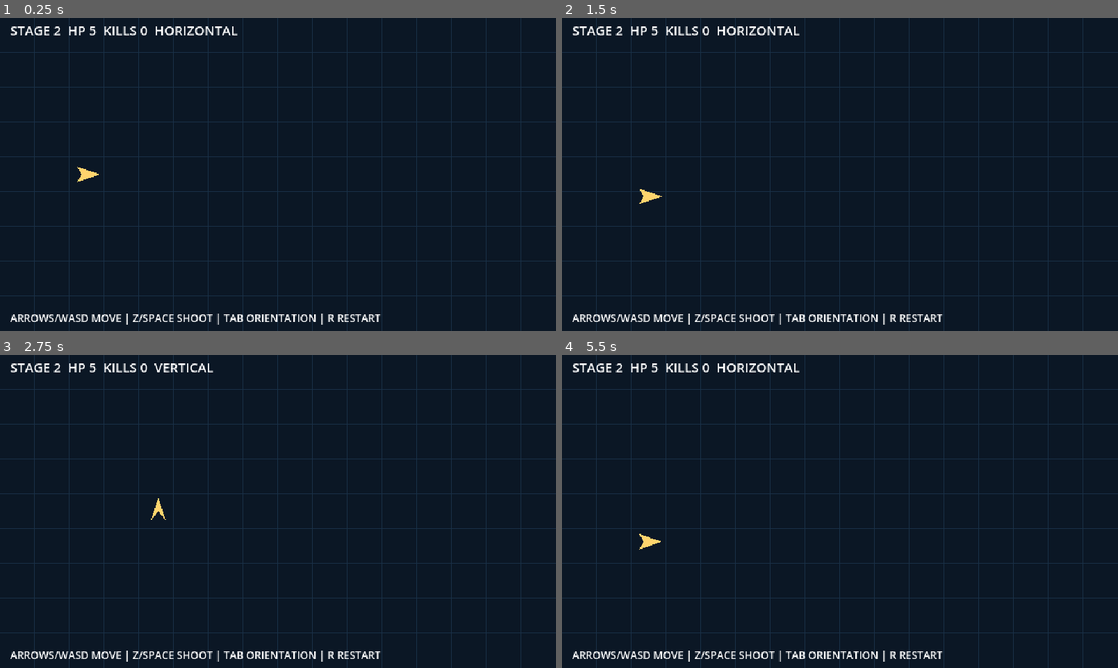
Above: before the commit, frames 1-4 (two rows, left to right).
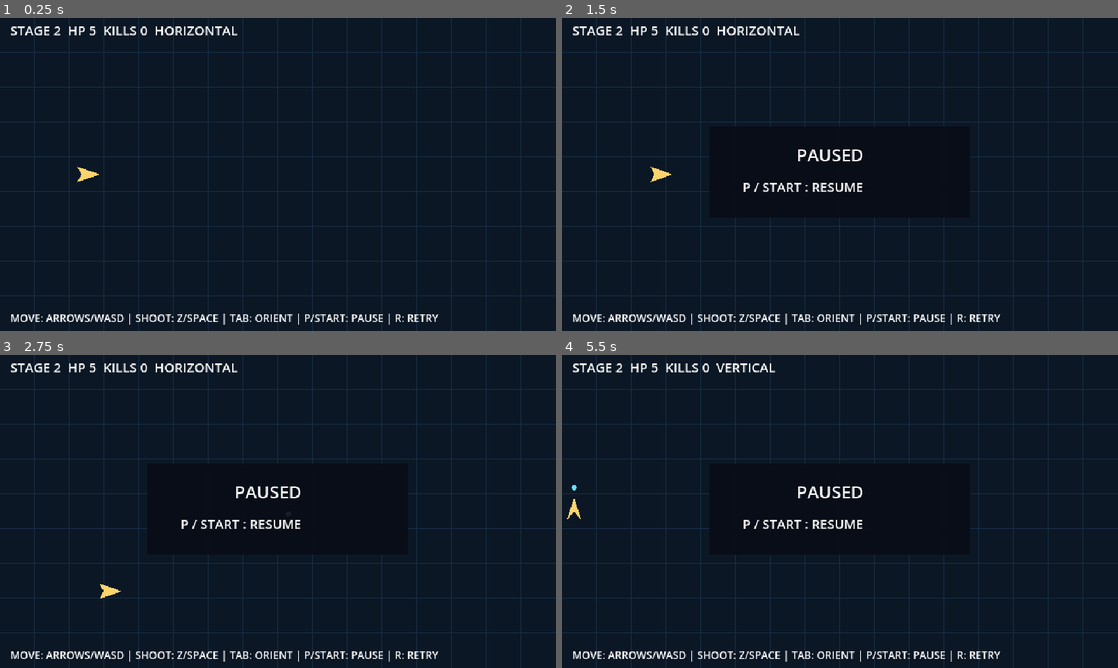
Above: after the commit, the same moments.

Repository: coshimagame/manjusyage
Game: Godot game, scene res://scenes/stage02_combat.tscn
Two runs of this game, one before a commit and one after it. Both use one fixed random seed, a clock stepped at 60 frames per second and the inputs below. This scene is started directly instead of the project's main scene.
Inputs (mouse positions are in pixels of both pictures, inside the frame that each line leads up to):
- Up to frame 1 (0.25 s): no input
- Up to frame 2 (1.5 s): tap Enter at 0.5 s; move the mouse to (962, 158) at 0.52 s; hold Right (ui_right) 0.53-1.28 s; tap P at 0.6 s; click (962, 158) at 0.67 s; tap Space at 0.77 s; tap Tab at 0.8, 1.35 s; move the mouse to (728, 190) at 1.27 s; hold Down (ui_down) from 1.28 s (still down)
- Up to frame 3 (2.75 s): tap Space at 1.52 s; tap P at 1.55, 2.1 s; move the mouse to (333, 442) at 2.02 s; release Down (ui_down) at 2.03 s; hold Right (ui_right) from 2.03 s (still down); tap Tab at 2.3 s
- Up to frame 4 (5.5 s): move the mouse to (812, 574) at 2.77 s; release Right (ui_right) at 2.78 s; hold Up (ui_up) 2.78-3.53 s; tap Tab at 2.85, 3.8, 5.3 s; click (812, 574) at 2.92 s; tap Space at 3.02, 3.77, 4.52, 5 s; tap P at 3.05, 4.55 s; move the mouse to (1006, 558) at 3.52 s; hold Left (ui_left) 3.53-5.03 s; tap M at 3.6 s; move the mouse to (673, 464) at 4.27 s; tap 1 at 4.35 s; move the mouse to (867, 511) at 5.02 s; hold Down (ui_down) from 5.03 s (still down); tap 2 at 5.1 s; click (867, 511) at 5.17 s

The runs differ from the first frame. In frame 1, 1.3% of the frame differs, in the area x 1-79%, y 94-98%; in frame 2, 2.4%; in frame 3, 2.7%; in frame 4, 2.7%, in the area x 0-79%, y 2-98%.

Commit message:
feat(stage02): add safe keyboard and controller pause overlay

Diff:
--- a/scripts/stage02_combat.gd
+++ b/scripts/stage02_combat.gd
@@ -14,6 +14,7 @@
 var fire_clock := 0.0
 var invulnerable := 0.0
 var game_over := false
+var paused := false
 var boss_spawned := false
 var stage_complete := false
 var result_saved := false
@@ -37,6 +38,7 @@
  kills = 0
  invulnerable = 0.0
  game_over = false
+ paused = false
  enemies.clear()
  shots.clear()
  enemy_shots.clear()
@@ -58,7 +60,13 @@
 
 func _unhandled_key_input(event: InputEvent) -> void:
  if event is InputEventKey and event.pressed and not event.echo:
-  if event.keycode == KEY_TAB:
+  if event.keycode == KEY_P and not game_over:
+   paused = not paused
+   queue_redraw()
+   get_viewport().set_input_as_handled()
+  elif paused:
+   return
+  elif event.keycode == KEY_TAB:
    vertical = not vertical
    _load_stage()
   elif event.keycode == KEY_ESCAPE:
@@ -75,6 +83,13 @@
 func _unhandled_input(event: InputEvent) -> void:
  # Pad retry/return mirrors the keyboard flow without touching the save format.
  if event is InputEventJoypadButton and event.pressed:
+  if event.button_index == JOY_BUTTON_START and not game_over:
+   paused = not paused
+   queue_redraw()
+   get_viewport().set_input_as_handled()
+   return
+  if paused:
+   return
   if game_over and event.button_index == JOY_BUTTON_Y:
    _load_stage()
    get_viewport().set_input_as_handled()
@@ -96,6 +111,8 @@
  enemies.append({"id":_enemy_id(slot),"slot":slot,"pos":pos,"origin":pos,"age":0.0,"speed":28.0 if slot >= 9 else 65.0,"hp":28 if slot == 11 else 2,"fire":1.0})
 
 func _process(delta: float) -> void:
+ if paused:
+  return
  if game_over:
   queue_redraw()
   return
@@ -219,7 +236,11 @@
   if vertical: ship = PackedVector2Array([player_pos+Vector2(0,-15),player_pos+Vector2(-9,11),player_pos,player_pos+Vector2(9,11)])
   draw_colored_polygon(ship,Color("#ffd46d"))
  draw_string(ThemeDB.fallback_font,Vector2(12,20),"STAGE %d  HP %d  KILLS %d  %s" % [stage,hp,kills,"VERTICAL" if vertical else "HORIZONTAL"],HORIZONTAL_ALIGNMENT_LEFT,-1,15,Color.WHITE)
- draw_string(ThemeDB.fallback_font,Vector2(12,350),"ARROWS/WASD MOVE | Z/SPACE SHOOT | TAB ORIENTATION | R RESTART",HORIZONTAL_ALIGNMENT_LEFT,-1,12,Color.WHITE)
+ draw_string(ThemeDB.fallback_font,Vector2(12,350),"MOVE: ARROWS/WASD | SHOOT: Z/SPACE | TAB: ORIENT | P/START: PAUSE | R: RETRY",HORIZONTAL_ALIGNMENT_LEFT,-1,12,Color.WHITE)
+ if paused:
+  draw_rect(Rect2(170,125,300,105),Color("#090c16e8"))
+  draw_string(ThemeDB.fallback_font,Vector2(270,165),"PAUSED",HORIZONTAL_ALIGNMENT_LEFT,-1,20,Color.WHITE)
+  draw_string(ThemeDB.fallback_font,Vector2(208,200),"P / START : RESUME",HORIZONTAL_ALIGNMENT_LEFT,-1,15,Color.WHITE)
  if game_over:
   draw_rect(Rect2(150,120,340,90),Color("#090c16dd"))
   var result_label := "STAGE 02 CLEAR" if stage_complete else "GAME OVER"
